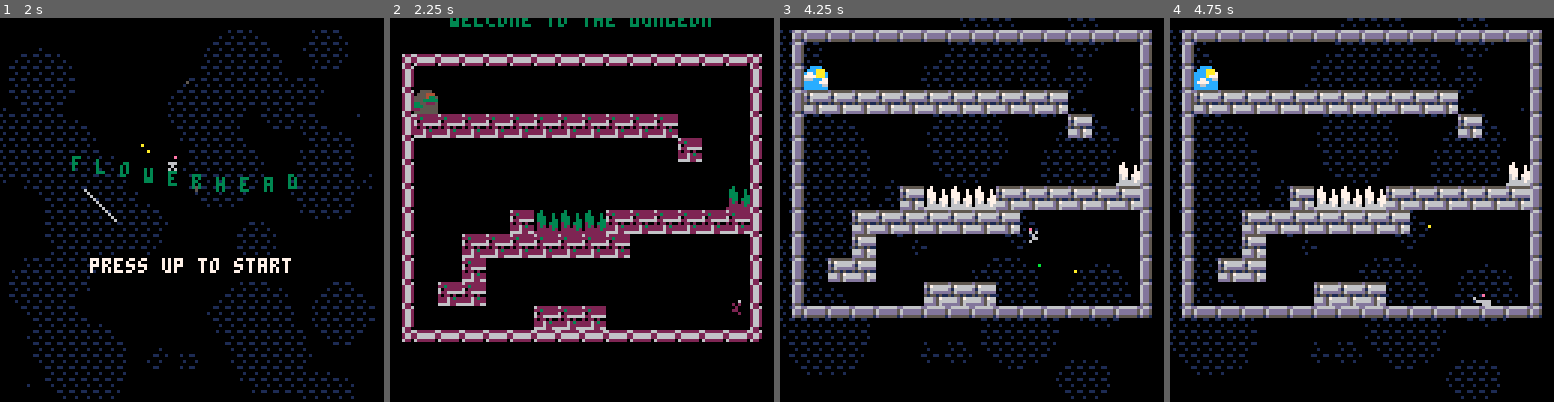
Above: before the commit, frames 1-4 (left to right).
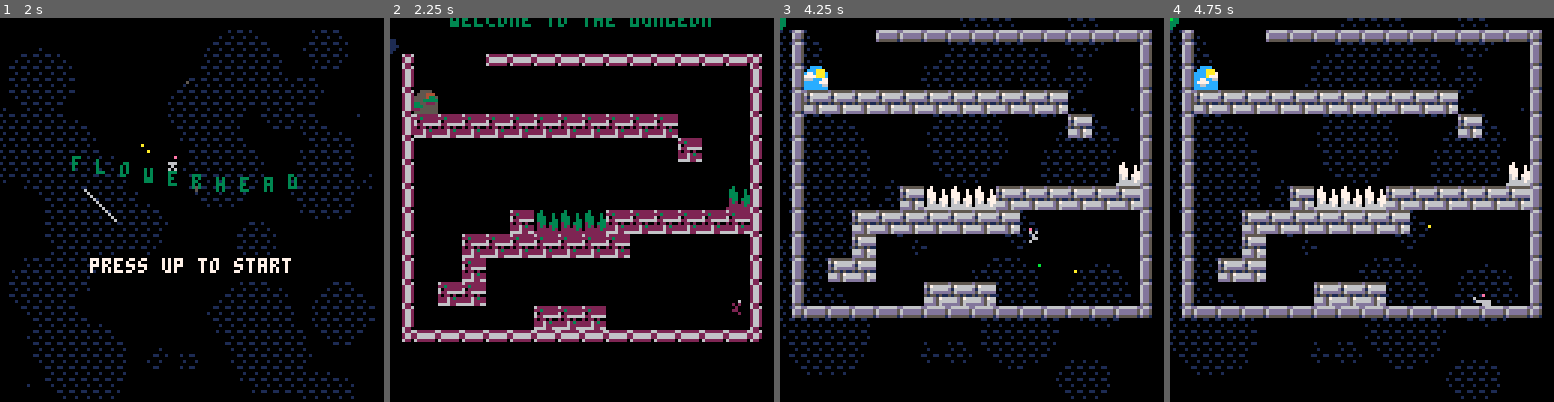
Above: after the commit, the same moments.

Repository: charlietran/flowerhead
Game: PICO-8 cartridge flowerhead.p8
Same seed, same stepped clock (60 frames per second), same inputs: the game is played once before the commit and once after it.
Inputs:
- Up to frame 1 (2 s): tap X (X key) at 0.33, 1.07, 1.85 s; tap O (Z key) at 0.7, 1.7 s; hold Right from 1.6 s (still down); hold P2 Left from 1.6 s (still down)
- Up to frame 2 (2.25 s): release Right at 2.1 s; release P2 Left at 2.1 s; tap O (Z key) at 2.1 s; hold Up from 2.15 s (still down); hold P2 Down from 2.15 s (still down)
- Up to frame 3 (4.25 s): release Up at 2.42 s; release P2 Down at 2.42 s; hold Right 2.47-3.03 s; hold P2 Left 2.47-3.03 s; tap O (Z key) every 0.4 s from 2.5 to 4.1 s; tap X (X key) at 2.97, 4.08 s; hold Left 3.08-3.58 s; hold P2 Right 3.08-3.58 s; hold Down 3.63-3.97 s; hold P2 Up 3.63-3.97 s; hold Right from 4.02 s (still down); hold P2 Left from 4.02 s (still down)
- Up to frame 4 (4.75 s): tap O (Z key) at 4.5 s; release Right at 4.68 s; release P2 Left at 4.68 s; hold Up from 4.73 s (still down); hold P2 Down from 4.73 s (still down)

Frame 1 is identical in both runs. In frame 2, 0.6% of the frame differs, in the area x 0-25%, y 5-13%; in frame 3, 0.6%; in frame 4, 0.6%, in the area x 0-25%, y 0-7%.

Commit message:
Reset flowerbombs, level 4 start

Diff:
--- a/flowerhead.p8
+++ b/flowerhead.p8
@@ -123,6 +123,9 @@
   lvl.percent_complete=0
   lvl.planted=0
   remove_entities("bomb")
+  remove_entities("flowerheart")
+  flowerheart_class:new({x=lvl.flowerheart_x,y=lvl.flowerheart_y})
+  lvl.bombs_disabled=true
   truncate(grasses.map)
   truncate(specks.list)
   truncate(explosions.list)
@@ -200,6 +203,7 @@
   timer_enabled=false,
   num_bees=0,
   changed_tiles={},
+  bombs_disabled=true,
   desc=""
 }
 
@@ -259,7 +263,8 @@
       end
 
       if is_flowerheart(tile) then
-        flowerheart_class:new({x=cx*8+3,y=cy*8+2})
+        self.flowerheart_x=cx*8+3
+        self.flowerheart_y=cy*8+2
         mset(cx,cy,0)
       end
 
@@ -365,24 +370,27 @@
         cx1=0,cy1=0,
         num_bees=0,
         desc="welcome to the dungeon",
-        bombs_disabled=true
       }),
     level_class.new({
         index=2,
         cx1=16,cy1=0,
         num_bees=1,
         desc="mmm spikey",
-        bombs_disabled=true
       }),
     level_class.new({
         index=3,
         cx1=32,cy1=0,
         num_bees=0,
         desc="the door is locked?",
-        bombs_disabled=true
       }),
     level_class.new({
         index=4,
+        cx1=48,cy1=0,
+        num_bees=0,
+        desc="bridgey brige",
+      }),
+    level_class.new({
+        index=5,
         cx1=94,cy1=28,
         num_bees=4,
       })
@@ -409,6 +417,8 @@
   if lvl.exited then
     map(lvl.door_cx,lvl.door_cy,lvl.door_sx,lvl.door_sy,1,1)
   else
+    -- fill the negative space around the level
+
     -- otherwise, draw the whole current level
     map(lvl.cx1,lvl.cy1, -- cell coords of level origin
       lvl.sx1,lvl.sy1, -- screen coords of level origin
@@ -697,26 +707,34 @@
 end
 
 function flowerheart_class:e_collide_callback(entity)
-  local fh=self
-  if entity.name=="player" then
+  if entity.name!="player" then return end
+  if lvl.index==3 then
+    music(11)
     freeze=true
-    music(11)
     cinematic(
-      { "you got the flowerheart",
+      { "you got the flower-heart!",
         "press x to throw seed bombs",
-        "unlock the door with flowers"
+        "",
+        "cover the floor",
+        "unlock the door",
       },
       360,
       function()
-        fh:die()
         freeze=false
-        lvl.bombs_disabled=false
-        poof(self.x,self.y,3)
+        self:enable_bombing()
         music(0)
       end,
       3
-    )
-  end
+      )
+  else
+    self:enable_bombing()
+  end
+end
+
+function flowerheart_class:enable_bombing()
+    self:die()
+    lvl.bombs_disabled=false
+    poof(self.x,self.y,3)
 end
 
 --------------------------------
@@ -917,8 +935,12 @@
     current_game_mode=game_mode.debug_menu
   end
 
-  --overall x speed tweak to
-  --make things feel right
+  -- press a or q to skip level
+  if btnp(5,1) then
+    levels:goto_next()
+  end
+
+  --overall x speed tweak to make things feel right
   self.vx*=0.98
 end
 
@@ -1983,7 +2005,7 @@
     -- add our new bee to the bee list
     function() add(entities,bee) end,
     -- animate the bee zooming from its initial big size down to normal
-    make_animation(bee,{props={x=cx*8+bee.wr+1,y=cy*8-8+bee.hr,scale=1},duration=30}),
+    make_animation(bee,{props={x=cx*8+bee.wr+1,y=cy*8-8+bee.hr,scale=1},duration=60}),
     -- after our specified delay, then enable pathfinding
     make_delay(bees.spawn_pathfinding_delay),
     function() bee.pathfinder.enabled=true; bee.spawning=false end
@@ -2667,33 +2689,26 @@
 
 
 
-…(7 lines of a section not shown)…
 __gff__
 000301030101010101010100010000000000000000000000000000000000000008080808080c0c0c0c0c0000000000001010101000000000000000000000000000000000000000000000000000000000000000000000002020202020200000000000000000000000000000000000000000000000000000000000000000000000
 0000000000000000000000000000000000000000000000000000000000000000000000000000000000000000000000000000000000000000000000000000000000000000000000000000000000000000000000000000000000000000000000000000000000000000000000000000000000000000000000000000000000000000
 __map__
-0805050505050505050505050505050908050505050505050505050505050509080505050505050505050505050509000000000000000000000000000000000000000000000000000000000000000000000000000000000000000000000000000000000000000000000000000000000000000000000000000000000000000000
-0270000000000000000000000000000402010100003132000033330000010104020000000000000000000000000004000000000000000000000000000000000000000000000000000000000000000000000000000000000000000000000000000000000000000000000000000000000000000000000000000000000000000000
-0224700000000000000000000000000402010000003132000000000000000104020000000000000000000000000004000000000000000000000000000000000000000000000000000000000000000000000000000000000000000000000000000000000000000000000000000000000000000000000000000000000000000000
-0201010101010101010101010000000402000000003132000000000000000004020000000000005700000000000004000000000000000000000000000000000000000000000000000000000000000000000000000000000000000000000000000000000000000000000000000000000000000000000000000000000000000000
-0200000000000000000000000100000402000000003132000000000000000004020000000000000000000000000004000000000000000000000000000000000000000000000000000000000000000000000000000000000000000000000000000000000000000000000000000000000000000000000000000000000000000000
-0200000000000000000000000000000402240000003132000000010000000004020000000000010101000000000004000000000000000000000000000000000000000000000000000000000000000000000000000000000000000000000000000000000000000000000000000000000000000000000000000000000000000000
-0200000000000000000000000000300402013000000000000001010100000004020100000000000000000000000104000000000000000000000000000000000000000000000000000000000000000000000000000000000000000000000000000000000000000000000000000000000000000000000000000000000000000000
-0200000000013030300101010101010402010101010101010101010101000004020000000000000000000000000004000000000000000000000000000000000000000000000000000000000000000000000000000000000000000000000000000000000000000000000000000000000000000000000000000000000000000000
-0200000101010101010100000000000402000000003333000033330001010004020000000101010101010100000004000000000000000000000000000000000000000000000000000000000000000000000000000000000000000000000000000000000000000000000000000000000000000000000000000000000000000000
-0200000100000000000000000000000402000000000000000000000001010004020000000000000000000000002304000000000000000000000000000000000000000000000000000000000000000000000000000000000000000000000000000000000000000000000000000000000000000000000000000000000000000000
-0200010100000000000000000000000402000000000000000000000000010004020101000000000000000000010104000000000000000000000000000000000000000000000000000000000000000000000000000000000000000000000000000000000000000000000000000000000000000000000000000000000000000000
-0200000000000101010000000000400402400000000000000000000000010004020101010000000000000001010104000000000000000000000000000000000000000000000000000000000000000000000000000000000000000000000000000000000000000000000000000000000000000000000000000000000000000000
-0703030303030303030303030303030602010000003030000030300000000004020000000000000000000000000004000000000000000000000000000000000000000000000000000000000000000000000000000000000000000000000000000000000000000000000000000000000000000000000000000000000000000000
-0000000000000000000000000000000007030303030303030303030303030306020000000000000100000000000004000000000000000000000000000000000000000000000000000000000000000000000000000000000000000000000000000000000000000000000000000000000000000000000000000000000000000000
-0000000000000000000000000000000000000000000000000000000000000000024000000000000100000000000004000000000000000000000000000000000000000000000000000000000000000000000000000000000000000000000000000000000000000000000000000000000000000000000000000000000000000000
-0000000000000000000000000000000000000000000000000000000000000000070303030303030303030303030306000000000000000000000000000000000000000000000000000000000000000000000000000000000000000000000000000000000000000000000000000000000000000000000000000000000000000000
+0800000005050505050505050505050908050505050505050505050505050509080505050505050505050505050509000805050505050505050505050505050900000000000000000000000000000000000000000000000000000000000000000000000000000000000000000000000000000000000000000000000000000000
+0270000000000000000000000000000402010100003132000033330000010104020000000000000000000000000004000200000000000000000000000000000400000000000000000000000000000000000000000000000000000000000000000000000000000000000000000000000000000000000000000000000000000000
+0224700000000000000000000000000402010000003132000000000000000104020000000000000000000000000004000200000000000000000000000000000400000000000000000000000000000000000000000000000000000000000000000000000000000000000000000000000000000000000000000000000000000000
+0201010101010101010101010000000402000000003132000000000000000004020000000000005700000000000004000200000000000000000000000000000400000000000000000000000000000000000000000000000000000000000000000000000000000000000000000000000000000000000000000000000000000000
+0200000000000000000000000100000402000000003132000000000000000004020000000000000000000000000004000200000000000000000000000000000400000000000000000000000000000000000000000000000000000000000000000000000000000000000000000000000000000000000000000000000000000000
+0200000000000000000000000000000402240000003132000000010000000004020000000000010101000000000004000200000000000000570000000000000400000000000000000000000000000000000000000000000000000000000000000000000000000000000000000000000000000000000000000000000000000000
+0200000000000000000000000000300402013000000000000001010100000004020000000000000000000000000004000240000000000000000000000000000400000000000000000000000000000000000000000000000000000000000000000000000000000000000000000000000000000000000000000000000000000000
+0200000000013030300101010101010402010101010101010101010101000004020100000000000000000000000004000200000000000000000000000000230400000000000000000000000000000000000000000000000000000000000000000000000000000000000000000000000000000000000000000000000000000000
+0200000101010101010100000000000402000000003333000033330001010004020000000000000000000000000004000201010101000000000000010101010400000000000000000000000000000000000000000000000000000000000000000000000000000000000000000000000000000000000000000000000000000000
+0200000100000000000000000000000402000000000000000000000001010004020000000101010101010000002304000200000000000000000000000000000400000000000000000000000000000000000000000000000000000000000000000000000000000000000000000000000000000000000000000000000000000000
+0200010100000000000000000000000402000000000000000000000000010004020000000000000000000000010104000200000000000000000000000000000400000000000000000000000000000000000000000000000000000000000000000000000000000000000000000000000000000000000000000000000000000000
+0200000000000101010000000000400402400000000000000000000000010004020000000000000000000001010104000200000000000000000000000000000400000000000000000000000000000000000000000000000000000000000000000000000000000000000000000000000000000000000000000000000000000000
+0703030303030303030303030303030602010000003030000030300000000004020000000000000000000101010104000200000000000000000000000000000400000000000000000000000000000000000000000000000000000000000000000000000000000000000000000000000000000000000000000000000000000000
+0000000000000000000000000000000007030303030303030303030303030306020000000000000000010101010104000200000000000000000000000000000400000000000000000000000000000000000000000000000000000000000000000000000000000000000000000000000000000000000000000000000000000000
+0000000000000000000000000000000000000000000000000000000000000000024000000000000001010101010104000230303030303030303030303030300400000000000000000000000000000000000000000000000000000000000000000000000000000000000000000000000000000000000000000000000000000000
+0000000000000000000000000000000000000000000000000000000000000000070303030303030303030303030306000703030303030303030303030303030600000000000000000000000000000000000000000000000000000000000000000000000000000000000000000000000000000000000000000000000000000000
 0000000000000000000000000000000000000000000000000000000000000000000000000000000000000000000000000000000000000000000000000000000000000000000000000000000000000000000000000000000000000000000000000000000000000000000000000000000000000000000000000000000000000000
 0000000000000000000000000000000000000000000000000000000000000000000000000000000000000000000000000000000000000000000000000000000000000000000000000000000000000000000000000000000000000000000000000000000000000000000000000000000000000000000000000000000000000000
 0000000000000000000000000000000000000000000000000000000000000000000000000000000000000000000000000000000000000000000000000000000000000000000000000000000000000000000000000000000000000000000000000000000000000000000000000000000000000000000000000000000000000000
Not shown, changed: 30 lines of the sprite sheet (__gfx__) section of flowerhead.p8
